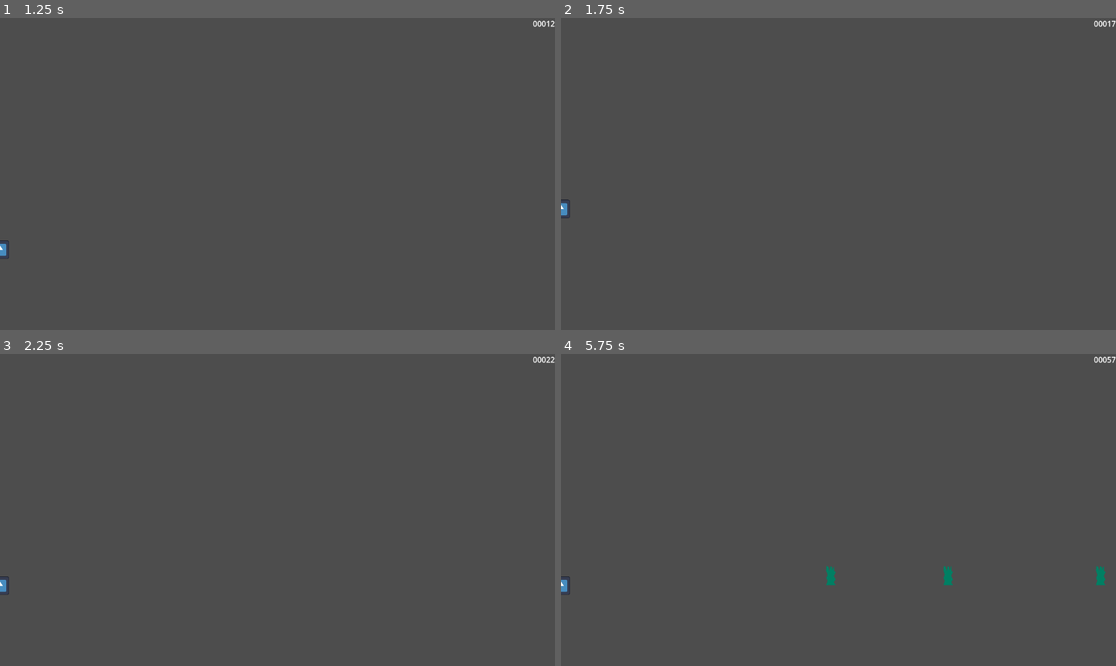
Above: before the commit, frames 1-4 (two rows, left to right).
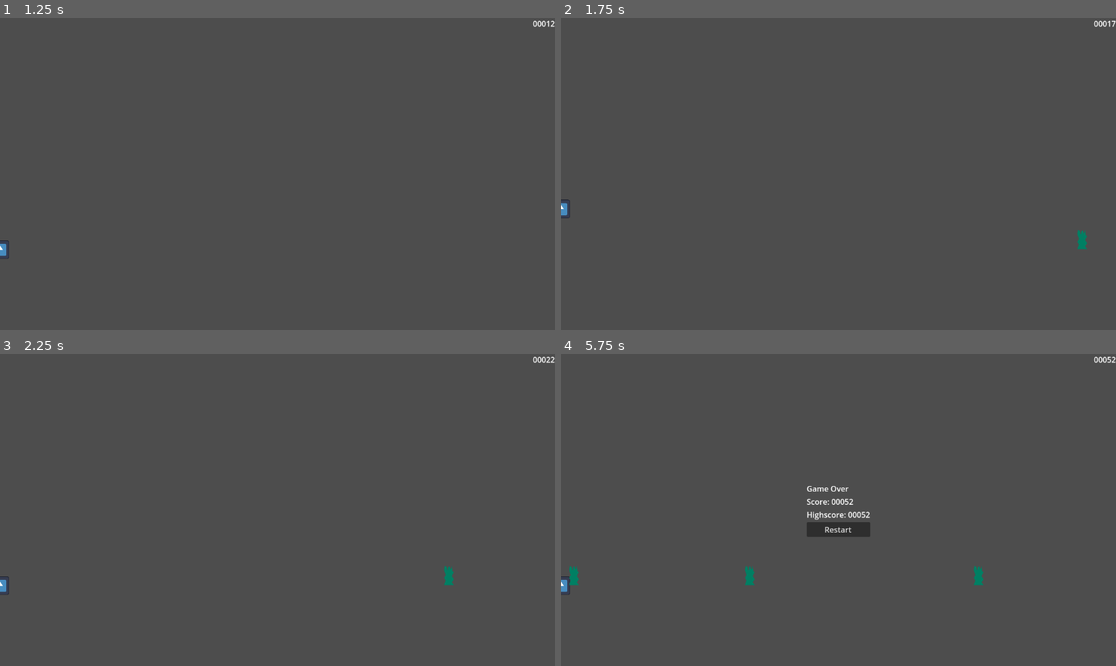
Above: after the commit, the same moments.

Repository: fabrica-santos/dinogame
Game: Godot game, scene res://scene/main.tscn
Same seed, same stepped clock (60 frames per second), same inputs: the game is played once before the commit and once after it. The engine's default icon, where the game draws it, is replaced by a stand-in: a white triangle on a blue panel in a dark square.
Inputs:
- Up to frame 1 (1.25 s): hold Down (crouch) from 0.53 s (still down); tap Space (jump) at 0.77 s
- Up to frame 2 (1.75 s): tap Enter at 1.25 s; release Down (crouch) at 1.28 s; tap Down (crouch) at 1.35 s; tap Space (jump) at 1.52 s
- Up to frame 3 (2.25 s): hold Down (crouch) from 2.03 s (still down)
- Up to frame 4 (5.75 s): release Down (crouch) at 2.78 s; tap Down (crouch) at 2.85, 4.35 s; tap Space (jump) at 3.02, 3.77, 4.52 s; hold Down (crouch) 3.53-4.28 s; hold Down (crouch) from 5.03 s (still down)

Frame 1 is identical in both runs. In frame 2, less than 0.1% of the frame differs, in the area x 92-95%, y 67-75%; in frame 3, less than 0.1%; in frame 4, 1.3%, in the area x 1-100%, y 0-75%.

Commit message:
Pause states on game over and Resources to score

Diff:
--- a/project.godot
+++ b/project.godot
@@ -36,3 +36,10 @@
 , Object(InputEventMouseButton,"resource_local_to_scene":false,"resource_name":"","device":-1,"window_id":0,"alt_presse …(249 unchanged characters)…
 ]
 }
+
+[layer_names]
+
+2d_physics/layer_1="player"
+2d_physics/layer_2="enemy"
+2d_physics/layer_3="environment"
+2d_physics/layer_4="score"
--- /dev/null
+++ b/resource/default_game_state.tres
@@ -0,0 +1,8 @@
+[gd_resource type="Resource" script_class="GameState" load_steps=2 format=3 uid="uid://cms5h73hluo1u"]
+
+[ext_resource type="Script" path="res://script/game_state.gd" id="1_fdo17"]
+
+[resource]
+script = ExtResource("1_fdo17")
+score = 0
+highscore = 0
--- a/scene/game_over.tscn
+++ b/scene/game_over.tscn
@@ -1,6 +1,7 @@
-[gd_scene load_steps=2 format=3 uid="uid://34hd4idevgqb"]
+[gd_scene load_steps=3 format=3 uid="uid://34hd4idevgqb"]
 
 [ext_resource type="Script" path="res://script/game_over_screen.gd" id="1_1enf6"]
+[ext_resource type="Resource" uid="uid://cms5h73hluo1u" path="res://resource/default_game_state.tres" id="2_6fqb3"]
 
 [node name="GameOver" type="Control"]
 layout_mode = 3
@@ -10,6 +11,7 @@
 grow_horizontal = 2
 grow_vertical = 2
 script = ExtResource("1_1enf6")
+game_state = ExtResource("2_6fqb3")
 
 [node name="VBox" type="VBoxContainer" parent="."]
 layout_mode = 1
@@ -29,8 +31,17 @@
 layout_mode = 2
 text = "Game Over"
 
+[node name="ScoreLabel" type="Label" parent="VBox"]
+layout_mode = 2
+text = "Score: 0"
+
+[node name="HighscoreLabel" type="Label" parent="VBox"]
+layout_mode = 2
+text = "Highscore: 0"
+
 [node name="RestartButton" type="Button" parent="VBox"]
 layout_mode = 2
 text = "Restart"
 
+[connection signal="visibility_changed" from="." to="." method="_on_visibility_changed"]
 [connection signal="pressed" from="VBox/RestartButton" to="." method="_on_restart_button_pressed"]
--- a/scene/main.tscn
+++ b/scene/main.tscn
@@ -1,8 +1,9 @@
-[gd_scene load_steps=8 format=3 uid="uid://b07xox2y14wss"]
+[gd_scene load_steps=9 format=3 uid="uid://b07xox2y14wss"]
 
 [ext_resource type="Script" path="res://script/main.gd" id="1_00oj4"]
 [ext_resource type="Texture2D" uid="uid://briet6go52trq" path="res://icon.svg" id="1_drv7a"]
 [ext_resource type="Script" path="res://script/player.gd" id="1_on31g"]
+[ext_resource type="Resource" uid="uid://cms5h73hluo1u" path="res://resource/default_game_state.tres" id="2_spqmx"]
 [ext_resource type="Script" path="res://script/obstacle_spawner.gd" id="4_cnqv3"]
 [ext_resource type="PackedScene" uid="uid://34hd4idevgqb" path="res://scene/game_over.tscn" id="4_g5u6w"]
 
@@ -13,8 +14,10 @@
 
 [node name="Main" type="Node2D"]
 script = ExtResource("1_00oj4")
+game_state = ExtResource("2_spqmx")
 
 [node name="Player" type="CharacterBody2D" parent="."]
+collision_mask = 6
 script = ExtResource("1_on31g")
 
 [node name="Icon" type="Sprite2D" parent="Player"]
@@ -26,6 +29,8 @@
 
 [node name="Floor" type="StaticBody2D" parent="."]
 position = Vector2(597, 481)
+collision_layer = 4
+collision_mask = 5
 
 [node name="CollisionShape2D" type="CollisionShape2D" parent="Floor"]
 shape = SubResource("WorldBoundaryShape2D_2jdty")
@@ -55,7 +60,6 @@
 script = ExtResource("4_cnqv3")
 
 [node name="ObstacleTimer" type="Timer" parent="ObstacleSpawner"]
-wait_time = 2.0
 
 [connection signal="timeout" from="ScoreTick" to="." method="_on_score_tick_timeout"]
 [connection signal="obstacle_collided" from="ObstacleSpawner" to="." method="_on_obstacle_collided"]
--- a/scene/obstacle.tscn
+++ b/scene/obstacle.tscn
@@ -5,7 +5,8 @@
 [sub_resource type="RectangleShape2D" id="RectangleShape2D_4s4s0"]
 size = Vector2(20, 40)
 
-[node name="Obstacle" type="Area2D"]
+[node name="Obstacle" type="Area2D" groups=["obstacle"]]
+collision_layer = 2
 script = ExtResource("1_xip5g")
 
 [node name="CollisionShape2D" type="CollisionShape2D" parent="."]
--- a/script/game_over_screen.gd
+++ b/script/game_over_screen.gd
@@ -1,4 +1,9 @@
 extends Control
+
+@export var game_state: GameState
+
+@onready var score_label: Label = $VBox/ScoreLabel
+@onready var highscore_label: Label = $VBox/HighscoreLabel
 
 
 func _ready() -> void:
@@ -8,3 +13,9 @@
 
 func _on_restart_button_pressed() -> void:
 	EventBus.game_restarted.emit()
+
+
+func _on_visibility_changed() -> void:
+	if visible == true and is_node_ready():
+		score_label.text = "Score: " + str(game_state.score).pad_zeros(5)
+		highscore_label.text = "Highscore: " + str(game_state.highscore).pad_zeros(5)
--- /dev/null
+++ b/script/game_state.gd
@@ -0,0 +1,5 @@
+class_name GameState
+extends Resource
+
+@export var score: int = 0
+@export var highscore: int = 0
--- a/script/main.gd
+++ b/script/main.gd
@@ -1,20 +1,29 @@
 extends Node2D
 
-@export var game_speed: float = 200
+@export var game_speed: float = 300
+@export var game_state: GameState
+
 
 var score: int = 0:
 	set(value):
 		score = value
+		if game_state:
+			game_state.score = score
+			game_state.highscore = score if score > game_state.highscore else game_state.highscore
 		if score % 100 == 0:
 			celebrate_good_times_cmon()
 
 var is_celebrating: bool = false
+var is_game_running: bool = true
+
 
 func _ready() -> void:
 	EventBus.game_restarted.connect(_on_game_restarted)
 
 
 func _on_score_tick_timeout() -> void:
+	if is_game_running == false:
+		return
 	score += 1
 	if is_celebrating:
 		return
@@ -28,6 +37,9 @@
 func _on_obstacle_collided() -> void:
 	# Mais lógica
 	EventBus.game_finished.emit()
+	is_game_running = false
+	game_speed = 0
+	get_tree().call_group("obstacle", "set_speed", game_speed)
 
 
 func _on_game_restarted() -> void:
--- a/script/obstacle.gd
+++ b/script/obstacle.gd
@@ -11,3 +11,7 @@
 
 func _on_body_entered(body: Node2D) -> void:
 	collided.emit()
+
+
+func set_speed(new_speed: float) -> void:
+	speed = new_speed
--- a/script/obstacle_spawner.gd
+++ b/script/obstacle_spawner.gd
@@ -7,16 +7,25 @@
 
 @onready var obstacle_timer: Timer = $ObstacleTimer
 
+var is_game_running: bool = true
+
 
 func _ready() -> void:
 	obstacle_timer.start()
+	EventBus.game_finished.connect(_on_game_finished)
 
 
 func _on_obstacle_timer_timeout() -> void:
+	if is_game_running == false:
+		return
 	var random_interval: float = randf_range(1.0, 2.0)
 	obstacle_timer.stop()
 	obstacle_timer.start(random_interval)
 	spawn_obstacle()
+
+
+func _on_game_finished() -> void:
+	is_game_running = false
 
 
 func spawn_obstacle() -> void:
--- a/script/player.gd
+++ b/script/player.gd
@@ -3,6 +3,11 @@
 @onready var collider: CollisionShape2D = $Collider
 
 var fall_speed_multiplier: float = 1.0
+var is_game_running: bool = true
+
+
+func _ready() -> void:
+	EventBus.game_finished.connect(_on_game_finished)
 
 
 func _unhandled_input(event: InputEvent) -> void:
@@ -19,7 +24,12 @@
 func _physics_process(delta: float) -> void:
 	velocity.y += get_gravity().y * delta * fall_speed_multiplier
 
+	if is_game_running == false:
+		return
 	if Input.is_action_just_pressed("jump") and is_on_floor():
 		velocity.y = -400
 
 	move_and_slide()
+
+func _on_game_finished() -> void:
+	is_game_running = false
